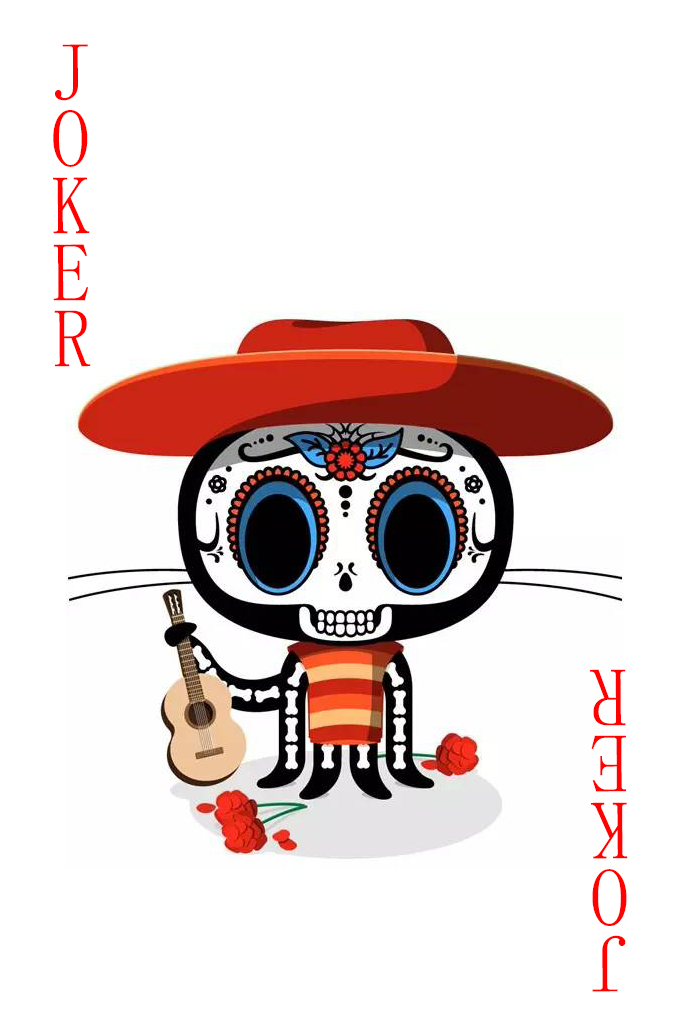
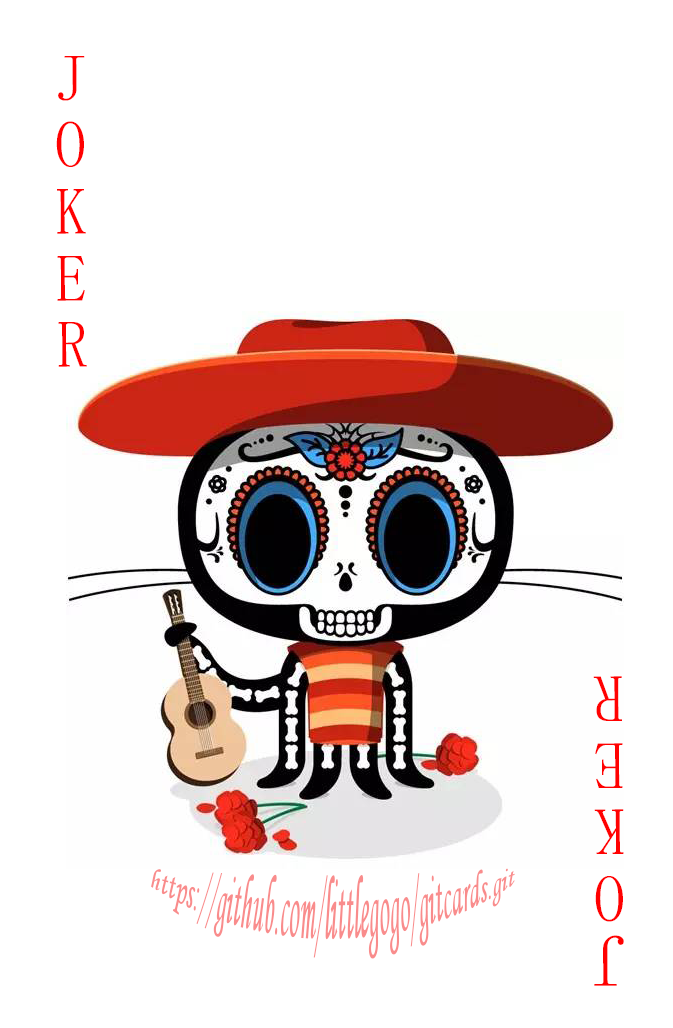
Layer changes from the first 673px x 1028px image to the second:
added layer "https://github.com/littlegogo/gitcards.git" (72%) above "joker up" over (151, 868, 515, 959)
painted on "joker up" over (53, 44, 91, 367)
painted on "joker bottom" over (590, 669, 628, 992)
